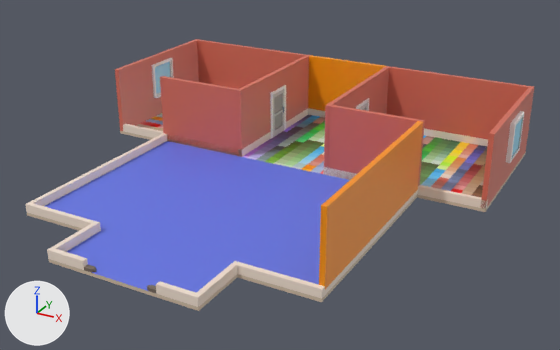
An edit to the FBX model Assets/-GameFolder-/Graphics/3DGraphics/Models/HostelRooms.fbx, drawn before and after from the same camera.
Before and after are seen from a 50 mm camera at (8.88, -14.39, 7.86) aimed at (0.59, 0.68, 0.32). Every picture has the same lights, and +X, +Y and +Z are marked at lower left. Where no turn or scale is listed for an object, it has been applied to the vertices. Vertices at the same position are counted once.

The first picture shows 'Corridor', 'DoorWall.001', 'DoorWall.002', 'Floor.001', 'FloorPiece.001', 'RoomWall1', 'RoomWall1.001', 'Wall.001', 'Wall.004', 'Wall.008', 'Wall.009', 'Wall.010', 'Wall.011'.
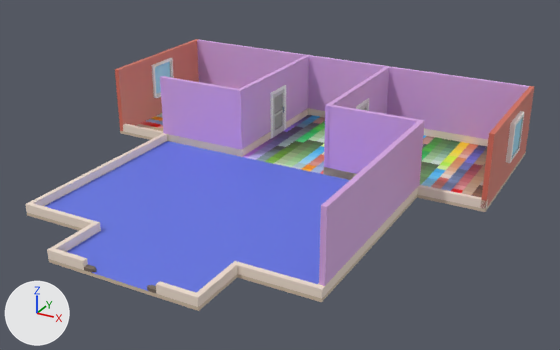
Commit message: Wall fixes

The change, as a list of edits to the scene's bpy script:
```text
Change me_cube_006:
    where me_cube_006.from_pydata(...)  # 16 vertices, 14 faces; spans x -0.07..0.08, y -2.53..2.53, z -0.5..1.32
    me_cube_006 part 1: all 5 faces centred in x -0.04..0.08, y -2.53..2.53, z 0.47..1.32 switch from mat_base (picture img_palette_png) to mat_walls (purple #dbaae7)
Change me_cube_058:
    where me_cube_058.from_pydata(...)  # 8 vertices, 6 faces; spans x -2.05..1.95, y -0.06..0.06, z -0.71..0.91
    me_cube_058 part 4: all 4 faces centred in x -0.05, y -0.06..0.06, z -0.71..0.91 switch from mat_base_003 (picture img_palette_png) to mat_walls (purple #dbaae7)
    add me_cube_058.materials.append(mat_base)  # picture img_palette_png
Change me_cube_061:
    remove me_cube_061.from_pydata(...)  # 33 vertices, 24 faces; spans x -0.09..0.09, y -1.97..1.91, z -0.7..1.13
    add me_cube_061.from_pydata(...)  # 51 vertices, 37 faces; spans x -0.09..0.09, y -1.97..1.91, z -0.7..1.13
    me_cube_061 part 6: a new loose piece, a box spanning x 0.0607..0.0693, y 0.4513..1.9106, z -0.6991..-0.4931, in mat_base (picture img_palette_png)
    me_cube_061 part 7: a new loose piece, a box spanning x 0.0607..0.0693, y -1.9688..-0.3986, z -0.6991..-0.4931, in mat_base (picture img_palette_png)
    me_cube_061 part 8: 2 vertices added at x -0.06..0.06, y -1.97, z -0.49
    me_cube_061 part 9: 1 face spanning x -0.06..0.06, y -1.97..1.91, z 1.13 switches from mat_base_006 (picture img_palette_png) to mat_walls (purple #dbaae7)
    add me_cube_061.materials.append(mat_base)  # picture img_palette_png
    add me_cube_061.materials.append(mat_walls)  # purple #dbaae7
Change me_cube_057:
    remove me_cube_057.from_pydata(...)  # 8 vertices, 6 faces; spans x -0.51..1.95, y -0.06..0.06, z -0.91..0.91
    remove me_cube_057.materials.append(mat_base_001)  # picture img_palette_png
    add me_cube_057.from_pydata(...)  # 12 vertices, 10 faces; spans x -0.51..1.95, y -0.06..0.06, z -0.91..0.91
    me_cube_057 part 13
    4 faces are deleted
    4 vertices are added at (1.95, -0.06, -0.71), (-0.51, -0.06, -0.71), (-0.51, 0.06, -0.71), (1.95, 0.06, -0.71)
    4 new faces join them, mat_walls (purple #dbaae7)
    4 new faces join them, mat_base (picture img_palette_png)
    me_cube_057 part 14: 1 face spanning x -0.51..1.95, y -0.06..0.06, z 0.91 switches from mat_base_001 (picture img_palette_png) to mat_walls (purple #dbaae7)
    add me_cube_057.materials.append(mat_base)  # picture img_palette_png
    add me_cube_057.materials.append(mat_walls)  # purple #dbaae7
Change me_cube_059:
    where me_cube_059.from_pydata(...)  # 8 vertices, 6 faces; spans x -1.95..2.05, y -0.06..0.06, z -0.71..0.91
    me_cube_059 part 5: all 5 faces centred in x -1.95..2.05, y -0.06..0.06, z 0.1..0.91 switch from mat_base_004 (picture img_palette_png) to mat_walls (purple #dbaae7)
Change me_cube_029:
    where me_cube_029.from_pydata(...)  # 12 vertices, 10 faces; spans x -1.2..1.2, y -0.06..0.06, z -0.65..1.18
    me_cube_029 part 10: all 5 faces centred in x -1.2..1.2, y -0.06..0.06, z 0.37..1.18 switch from mat_base (picture img_palette_png) to mat_walls (purple #dbaae7)
Change me_cube_060:
    remove me_cube_060.from_pydata(...)  # 8 vertices, 6 faces; spans x -1.95..0.43, y -0.06..0.06, z -0.91..0.91
    remove me_cube_060.materials.append(mat_base_005)  # picture img_palette_png
    add me_cube_060.from_pydata(...)  # 12 vertices, 10 faces; spans x -1.95..0.43, y -0.06..0.06, z -0.91..0.91
    me_cube_060 part 2
    4 faces are deleted
    4 vertices are added at (0.43, -0.06, -0.71), (-1.95, -0.06, -0.71), (-1.95, 0.06, -0.71), (0.43, 0.06, -0.71)
    4 new faces join them, mat_walls (purple #dbaae7)
    4 new faces join them, mat_base (picture img_palette_png)
    me_cube_060 part 3: 1 face spanning x -1.95..0.43, y -0.06..0.06, z 0.91 switches from mat_base_005 (picture img_palette_png) to mat_walls (purple #dbaae7)
    add me_cube_060.materials.append(mat_base)  # picture img_palette_png
    add me_cube_060.materials.append(mat_walls)  # purple #dbaae7
Change me_cube_062:
    remove me_cube_062.from_pydata(...)  # 33 vertices, 24 faces; spans x -0.09..0.09, y -1.98..1.91, z -0.7..1.13
    add me_cube_062.from_pydata(...)  # 51 vertices, 37 faces; spans x -0.09..0.09, y -1.98..1.91, z -0.7..1.13
    me_cube_062 part 11: 2 vertices added at x -0.06..0.06, y -1.98, z -0.49
    me_cube_062 part 12: 1 face spanning x -0.06..0.06, y -1.98..1.91, z 1.13 switches from mat_base_007 (picture img_palette_png) to mat_walls (purple #dbaae7)
    add me_cube_062.materials.append(mat_base)  # picture img_palette_png
    add me_cube_062.materials.append(mat_walls)  # purple #dbaae7
```

Location of each change, [x1, y1, x2, y2] in pixels of the pictures (560 x 350 px):
part 1 of me_cube_006, recoloured (orange to purple): [321, 121, 422, 207] in both
part 2 of me_cube_060, built on: [328, 106, 425, 186] in both
part 3 of me_cube_060, recoloured (red to purple): [330, 105, 425, 122] in both
part 4 of me_cube_058, recoloured (red to purple): [385, 66, 529, 139] in both
part 5 of me_cube_059, recoloured (red to purple): [197, 40, 310, 89] in both
part 6 of me_cube_061, added: after [286, 109, 308, 129]
part 7 of me_cube_061, added: after [242, 132, 271, 157]
part 8 of me_cube_061, added (purple): after [236, 56, 309, 157]
part 9 of me_cube_061, recoloured (pink to purple): [238, 56, 308, 91] in both
part 10 of me_cube_029, recoloured (orange to purple): [308, 55, 385, 111] in both
part 11 of me_cube_062, added (purple): after [324, 68, 389, 175]
part 12 of me_cube_062, recoloured (pink to purple): [326, 67, 389, 106] in both
part 13 of me_cube_057, built on: [160, 77, 238, 156] in both
part 14 of me_cube_057, recoloured: [161, 76, 238, 90] in both
